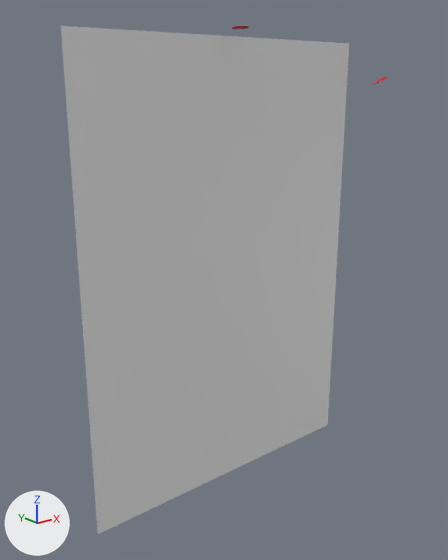
Renders of the glTF model models/AR-ERB.glb from each side of a commit.
The view is the same before and after, from a 50 mm lens placed at (-2.33, -2.86, 1.14), pointed at (-0.14, -0.13, 0.04). Lighting does not change. The marker at lower left points along +X, +Y and +Z. The older version comes first.

The first picture shows 'VideoPlane', 'petal2' and 1 more.
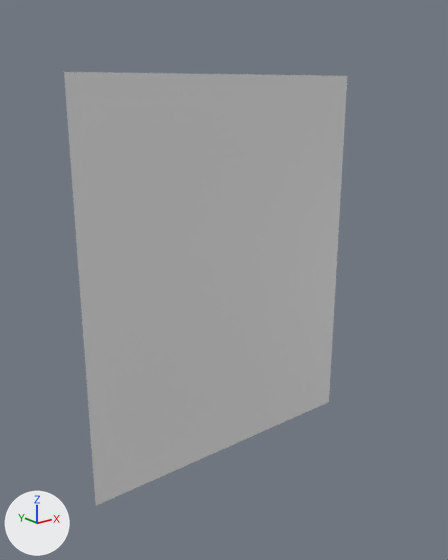
What changed in the scene script:
```text
Change ob_videoplane:
    ob_videoplane.scale: (1.0, 1.4, 1.0) -> (1.0, 1.2, 1.0)
Change ob_petal2:
    ob_petal2.location: (1.136, -0.154, 1.171) -> (-0.402, -0.92, -0.95)
```

Boxes [x1, y1, x2, y2] around the edits, measured in the pictures (448 x 560 px):
'VideoPlane', rescaled (15% shorter): before [61, 26, 349, 534]; after [64, 72, 347, 506]
'petal2', moved (not visible afterwards): before [371, 77, 387, 85]
